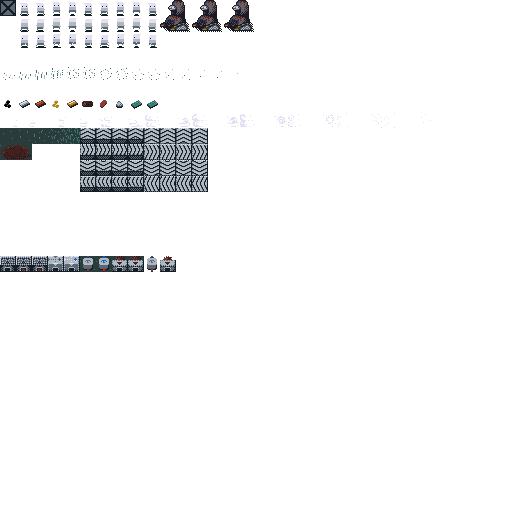
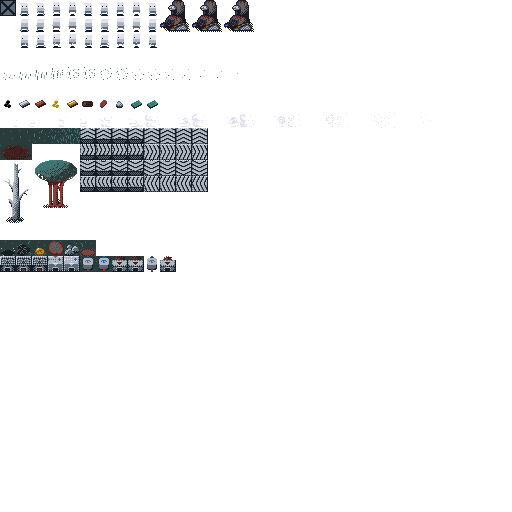
Two versions of the same layered image (512x512). Layer-by-layer changes:
added layer "tree" above "resources" over left=5, top=163, right=29, bottom=223
added layer "tree_rubber" above "source_blocks" over left=35, top=160, right=77, bottom=208
added layer "source_blocks" above "blocks" over left=0, top=240, right=96, bottom=256
